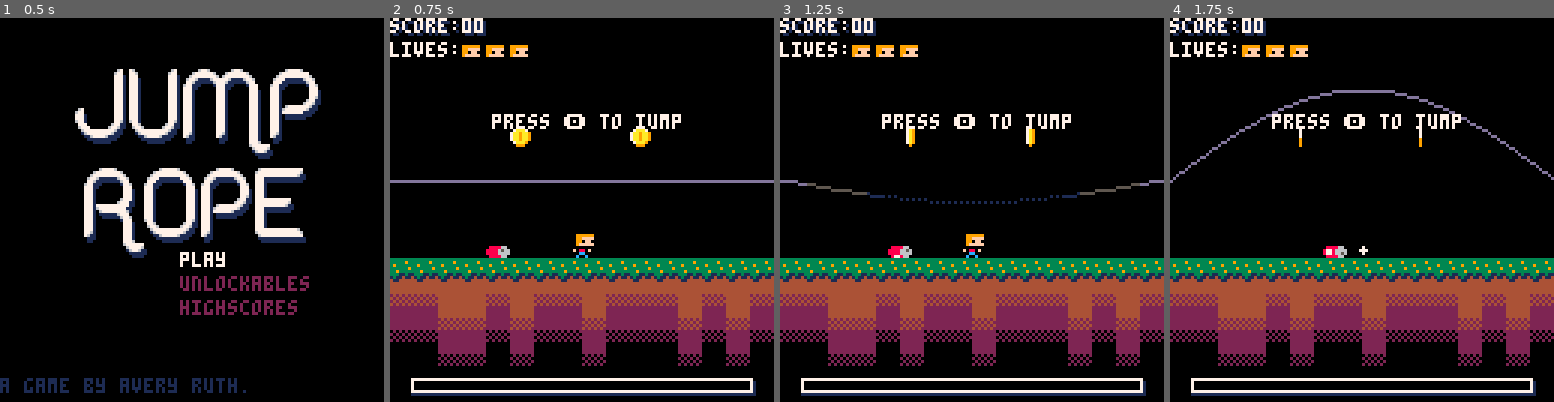
Above: before the commit, frames 1-4 (left to right).
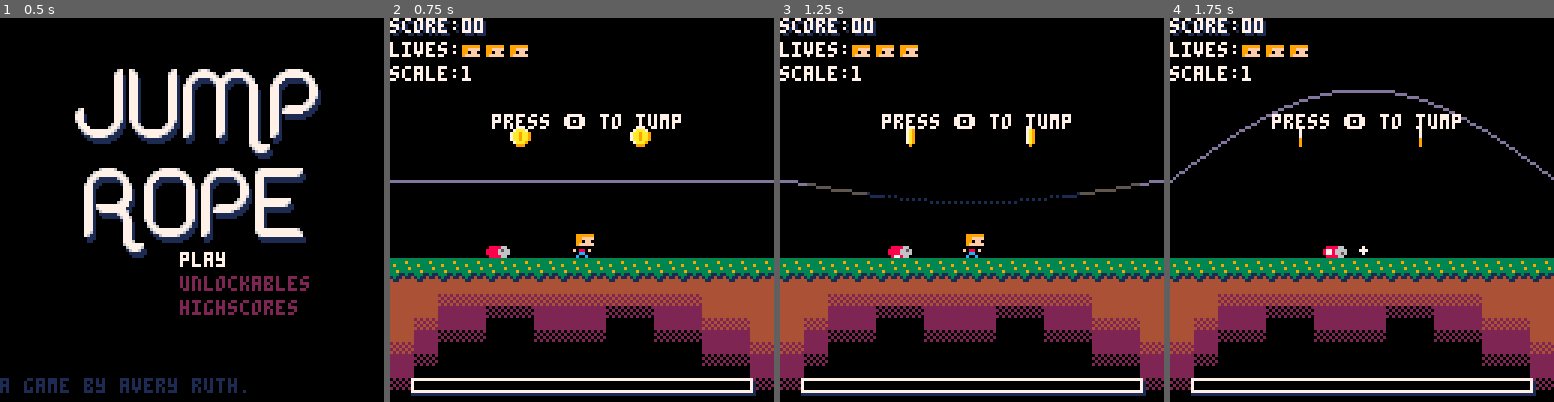
Above: after the commit, the same moments.

Repository: aruth7537/Pico-Jump-Rope
Game: PICO-8 cartridge jrj.p8
The game is run twice, just before and just after one commit, with the same random seed, the same clock (stepped at 60 frames per second) and the same inputs.
Inputs:
- Up to frame 1 (0.5 s): tap X (X key) at 0.33 s
- Up to frame 2 (0.75 s): tap O (Z key) at 0.7 s
- Up to frame 3 (1.25 s): tap X (X key) at 1.07 s
- Up to frame 4 (1.75 s): hold Right from 1.6 s (still down); tap O (Z key) at 1.7 s

Frame 1 is identical in both runs. In frame 2, 9.9% of the frame differs, in the area x 0-100%, y 12-97%; in frame 3, 9.9%; in frame 4, 9.9%.

Commit message:
VFX Change

Diff:
--- a/draw_functions.p8
+++ b/draw_functions.p8
@@ -32,11 +32,14 @@
 	print("score:"..game_score.."0", 1, 1, 1)
 	print("score:"..game_score.."0", 0, 0, 7)
 
+
 	print("lives:", 0, 8, 7)
 
 	for i=1,game_lives do
 		sspr(9,0,6,4, 16+i*8, 9)
 	end
+
+	print("scale:"..game_scale, 0,16, 7)
 end
 
 -- function draw_stage_hud(_x,_y)
--- a/jrj.p8
+++ b/jrj.p8
@@ -150,7 +150,7 @@
 	if(_score == 3) add_new_vfx(_x, _y, 0, vsp, 0, 0.05, {61}, 30, 5)
 	if(_score == 4) add_new_vfx(_x, _y, 0, vsp, 0, 0.05, {62}, 30, 5)
 	if(_score == 5) add_new_vfx(_x, _y, 0, vsp, 0, 0.05, {63}, 30, 5)
-	if(_score >= 6) add_new_vfx(_x, _y, 0, vsp, 0, 0.05, {43,23}, 30, 5)
+	if(_score >= 6) add_new_vfx(_x, _y, 0, vsp, 0, 0.05, {43}, 30, 5)
 end
 
 -- Increase Score
@@ -607,59 +607,60 @@
 0000000000000000000000000000000000000000000000000000000000000000000000000000000000000000000000000000000000000000000000000000000000000000000000000000000000000000000000000000000000000000000000000000000000000000000000000000000000000000000000000000000000000000
 0000000000000000000000000000000000000000000000000000000000000000000000000000000000000000000000000000000000000000000000000000000000000000000000000000000000000000000000000000000000000000000000000000000000000000000000000000000000000000000000000000000000000000
 0808080808080808080808080808080800000000000000000000000000000000000000000000000000000000000000000000000000000000000000000000000000000000000000000000000000000000000000000000000000000000000000000000000000000000000000000000000000000000000000000000000000000000
-1919090919091919091919190919091900000000000000000000000000000000000000000000000000000000000000000000000000000000000000000000000000000000000000000000000000000000000000000000000000000000000000000000000000000000000000000000000000000000000000000000000000000000
-0a0a19190a190a0a190a0a0a190a190a00000000000000000000000000000000000000000000000000000000000000000000000000000000000000000000000000000000000000000000000000000000000000000000000000000000000000000000000000000000000000000000000000000000000000000000000000000000
-1a1a0a0a1a0a1a1a0a1a1a1a0a1a0a1a00000000000000000000000000000000000000000000000000000000000000000000000000000000000000000000000000000000000000000000000000000000000000000000000000000000000000000000000000000000000000000000000000000000000000000000000000000000
-00001a1a001a00001a0000001a001a0000000000000000000000000000000000000000000000000000000000000000000000000000000000000000000000000000000000000000000000000000000000000000000000000000000000000000000000000000000000000000000000000000000000000000000000000000000000
-…(52 lines of a section not shown)…
+0909191919191919191919191909090900000000000000000000000000000000000000000000000000000000000000000000000000000000000000000000000000000000000000000000000000000000000000000000000000000000000000000000000000000000000000000000000000000000000000000000000000000000
+09190a0a1a1a0a0a0a1a1a0a0a19190900000000000000000000000000000000000000000000000000000000000000000000000000000000000000000000000000000000000000000000000000000000000000000000000000000000000000000000000000000000000000000000000000000000000000000000000000000000
+190a1a1a00001a1a1a00001a1a0a0a1900000000000000000000000000000000000000000000000000000000000000000000000000000000000000000000000000000000000000000000000000000000000000000000000000000000000000000000000000000000000000000000000000000000000000000000000000000000
+0a1a00000000000000000000001a1a0a00000000000000000000000000000000000000000000000000000000000000000000000000000000000000000000000000000000000000000000000000000000000000000000000000000000000000000000000000000000000000000000000000000000000000000000000000000000
+1a00000000000000000000000000001a00000000000000000000000000000000000000000000000000000000000000000000000000000000000000000000000000000000000000000000000000000000000000000000000000000000000000000000000000000000000000000000000000000000000000000000000000000000
+…(52 lines of a section not shown)…
